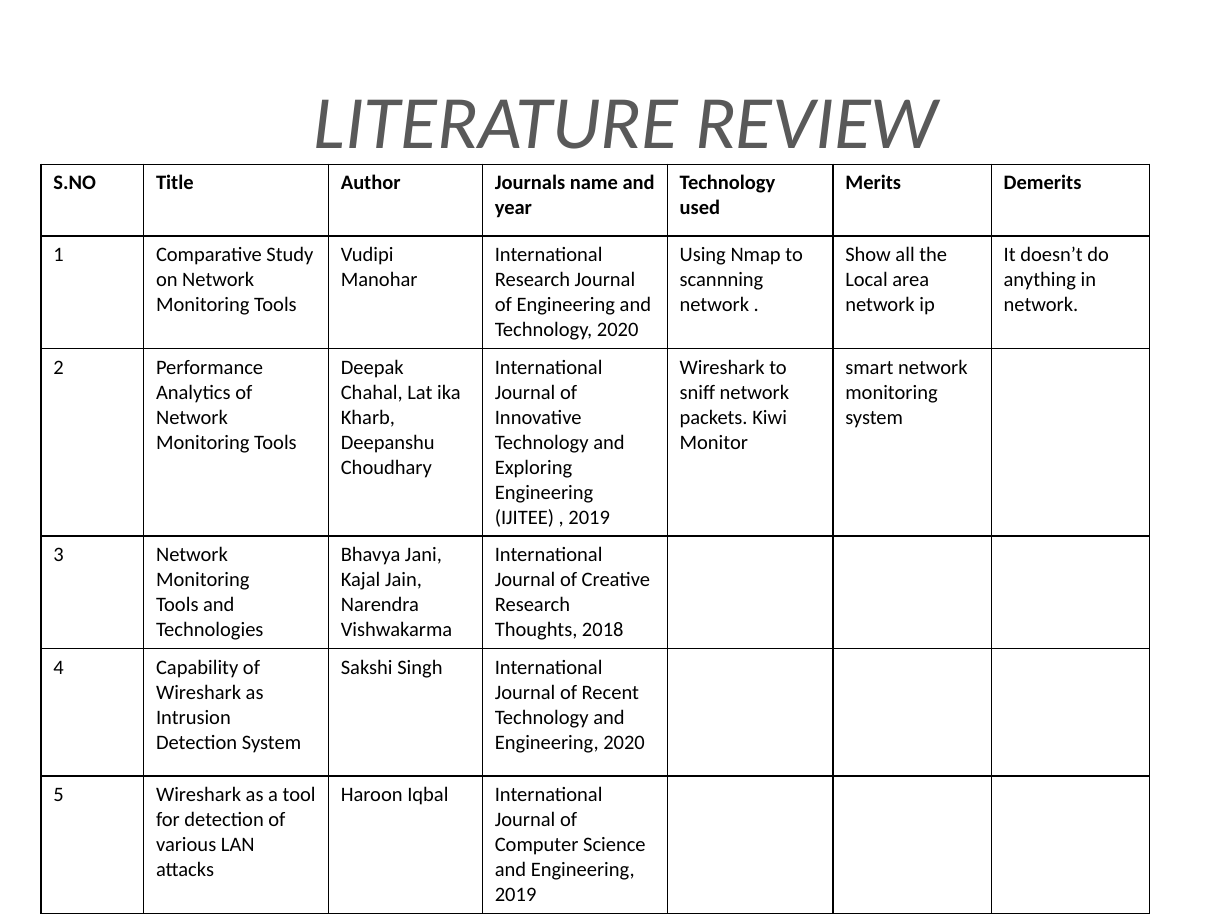
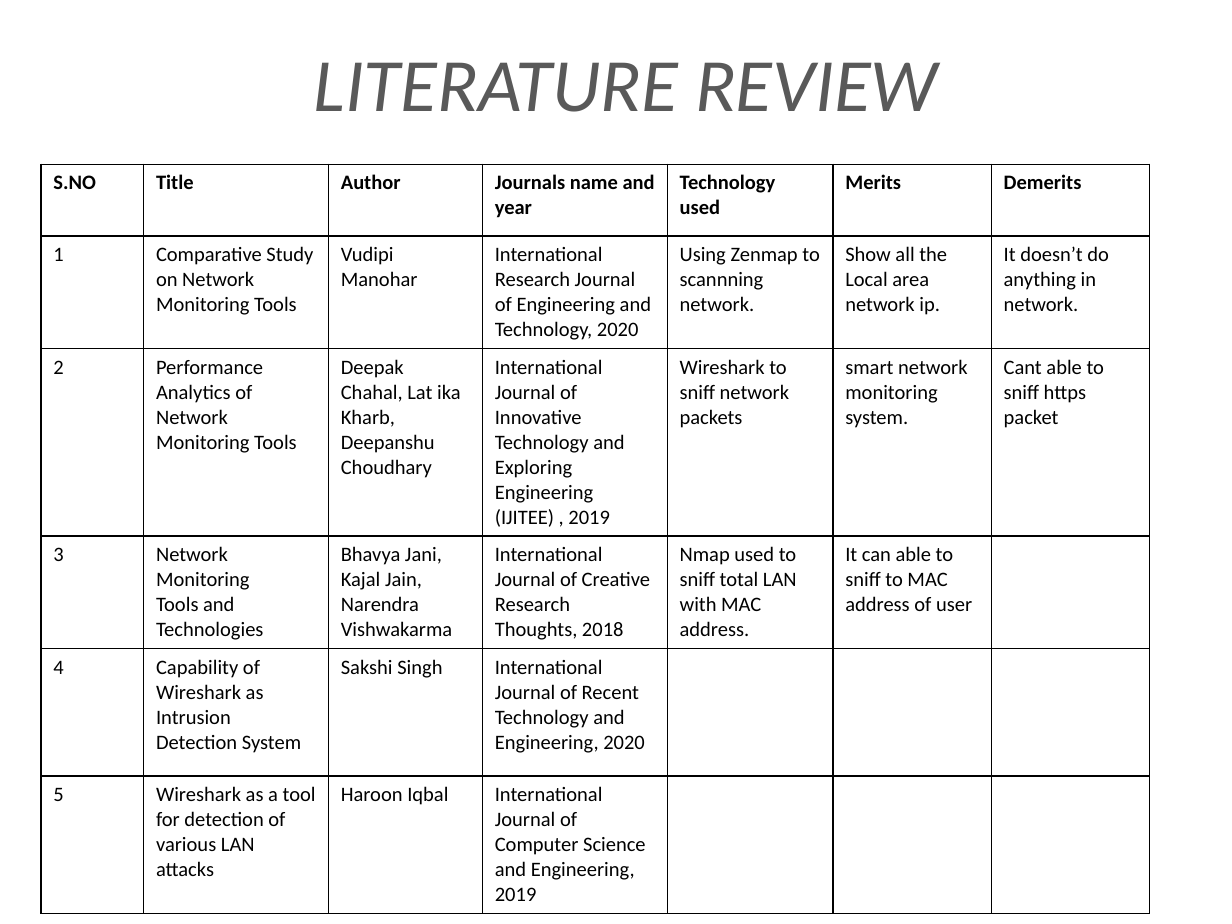
Before and after one commit to Musthafa2001/project-ppt, a slide deck: slide 6 of ARP SNIFFER IN OPEN WIFI.pptx. Drawn at 1232x924 pixels with LibreOffice and Linux fonts; fonts in the diff are those of the drawing. Boxes give left, top, right and bottom in pixels: in the first picture for what was removed or moved away, otherwise in the second. Text is boxed around its words. In the diff, an @@ line names an element or a change of style, - is before the commit and + after.

```diff
--- a/ARP SNIFFER IN OPEN WIFI.pptx
+++ b/ARP SNIFFER IN OPEN WIFI.pptx
@@ title "LITERATURE REVIEW" rewrapped from (x1=313, y1=99, x2=938, y2=166) to (x1=313, y1=62, x2=938, y2=112) @@
@@ table at (x1=41, y1=164, x2=1151, y2=907) @@
-row 2, column 5: Using Nmap to scannning network .
+row 2, column 5: Using Zenmap to scannning network.
-row 2, column 6: Show all the Local area network ip
+row 2, column 6: Show all the Local area network ip.
-row 3: 2 | Performance / Analytics of Network Monitoring Tools | Deepak Chahal, Lat ika Kharb, Deepanshu Choudhary | International Journal of Innovative Technology and Exploring Engineering (IJITEE) , 2019 | Wireshark to sniff network packets. Kiwi Monitor | smart network monitoring system | 
+row 3: 2 | Performance / Analytics of Network Monitoring Tools | Deepak Chahal, Lat ika Kharb, Deepanshu Choudhary | International Journal of Innovative Technology and Exploring Engineering (IJITEE) , 2019 | Wireshark to sniff network packets | smart network monitoring system. | Cant able to sniff https packet
-row 4, column 5: 
+row 4, column 5: Nmap used to sniff total LAN with MAC address.
-row 4, column 6: 
+row 4, column 6: It can able to sniff to MAC address of user
```
Also in this commit, not shown: 1 slide added.
